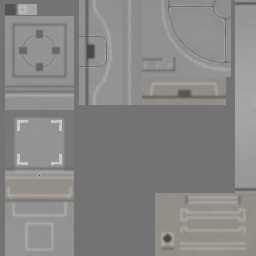
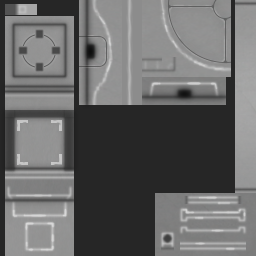
Layers edited between the first and the second 256px x 256px image:
added group "Base" with 13 layers above "Side" over (78, 0, 231, 111)
moved "Base Detail 2" into group "Base" over (161, 0, 231, 70)
moved "Base Detail 1" into group "Base" over (79, 35, 109, 69)
added layer "Base Low 2" (1st of 2, in "Base") in group "Base" over (78, 0, 103, 111)
renamed "Base Low" to "Base Low 1", moved it into group "Base" over (83, 0, 97, 105)
added layer "Base High 2" (1st of 2, in "Base") (40%) in group "Base" over (98, 12, 223, 73)
renamed "Base High" to "Base High 1", opacity 50% → 100%, moved it into group "Base" over (91, 0, 231, 105)
added group "Side" with 4 layers above "Blip High" over (142, 80, 226, 106)
added layer "Side Low 2" in group "Side" over (142, 82, 226, 106)
renamed "Side Low" to "Side Low 1", moved it into group "Side" over (142, 87, 226, 101)
renamed "Side High" to "Side High 1", opacity 50% → 100%, moved it into group "Side" over (147, 80, 221, 99)
"Port Detail 1 High": opacity 20% → 40% over (19, 31, 59, 71)
"Port Detail 1": opacity 20% → 40% over (22, 34, 56, 68)
renamed "Port Low 2" to "Port Low 3", opacity 30% → 50% over (18, 29, 61, 72)
added layer "Port Low 2" in group "Port_1" over (0, 16, 80, 100)
"Port Low 1": opacity 50% → 100% over (5, 21, 74, 95)
moved "Detail 1" above "Low 2" over (17, 120, 62, 165)
renamed "Bolt 1" to "Low 2", opacity 50% → 100%, painted on it over (0, 103, 81, 209)
"Low 1": opacity 50% → 100% over (5, 110, 74, 204)
added layer "High 2" (40%) in group "Mount_1" over (12, 194, 67, 252)
"High 1": opacity 50% → 99% over (5, 169, 74, 252)
renamed "Base Bolt 1" to "Base High 2", opacity 50% → 40%, moved it above "Base High 1", painted on it over (181, 196, 246, 251)
renamed "Base High" to "Base High 1", opacity 50% → 100% over (159, 194, 248, 252)
painted on "b" over (0, 0, 256, 256)
…and 1 more changes (1 added)
